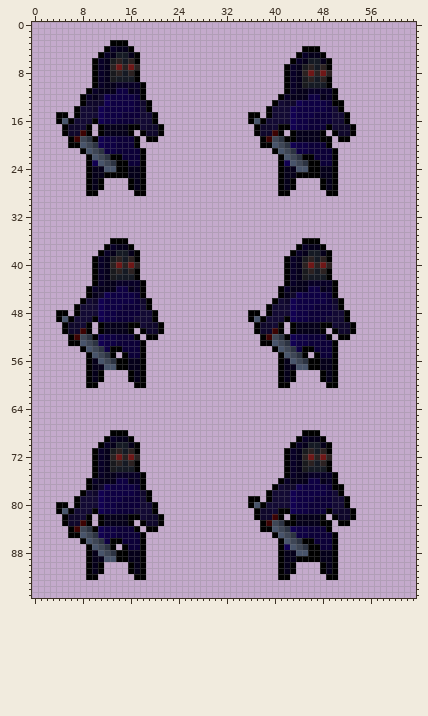
Sprite sheet: Assets/Sprites/PlayerIdle.png. Above is the file before it was changed.
The file is 64x96 pixels.
And afterwards:
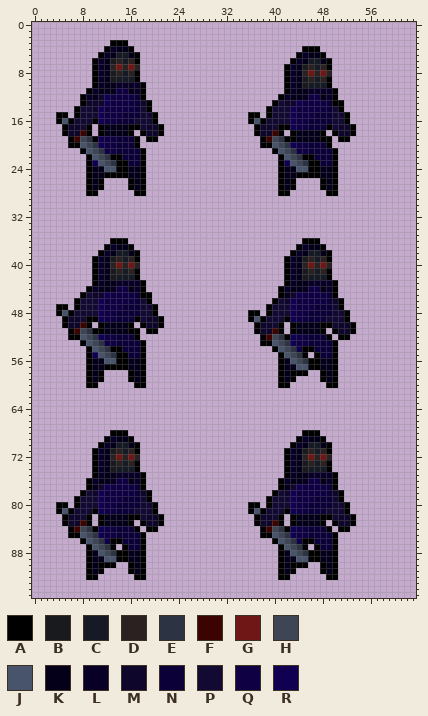
Palette (. is transparent): A #000000  B #191a1e  C #151a24  D #2b2121  E #2c3342  F #3c0303  G #6f1717  H #3e4656  J #48546b  K #05001a  L #080027  M #0f072b  N #0c0038  P #130a34  Q #0e0043  R #110052
Log entry: Fix issue wtih player moving through walls
Changes in this commit:
Changed rows in their new state; - is an unchanged pixel.
first column x 4:
45 ----APM--------A--------------------------
46 ---AP-P-------P---------------------------
47 AA-------------PA-------------------------
48 -JAP--------------------------------------
49 .AMM-A-------A-MMA------------------------
50 ----F--------.A---------------------------
51 -.AFHEA------A.AA.------------------------
52 ---AJHE--------..-------------------------
53 --..AJHE----------------------------------
54 ----.AJHE---------------------------------
55 ------RJHEA-------------------------------
56 -------KJJ--------------------------------
57 --------AA--------------------------------
58 ----------------------------------------AA
first column x 12:
77 ----------------------------.AK--------.--
78 ---------------------------.A-M-------M---
79 ------------------------..-------------A.-
80 -------------------------A.A--------------
81 ------------------------AJAP-P-------P-PA.
82 ----------------------------P--------AP---
83 -------------------------AMMFA.------.AMMA
84 ---------------------------FHEA--------AA-
85 --------------------------AAJHER----------
86 ----------------------------AJHEQ---------
87 ------------------------------JHEA.-------
88 -------------------------------JHE--------
89 --------------------------------JJ--------
90 AA------------------------------AA--------
Boxes around the changes in both pictures, in picture pixels (x1, y1, x2, y2):
changed: (56, 292, 164, 370)
added: (296, 370, 308, 376)
changed: (248, 484, 314, 568)
changed: (326, 484, 356, 532)
added: (104, 562, 116, 568)
